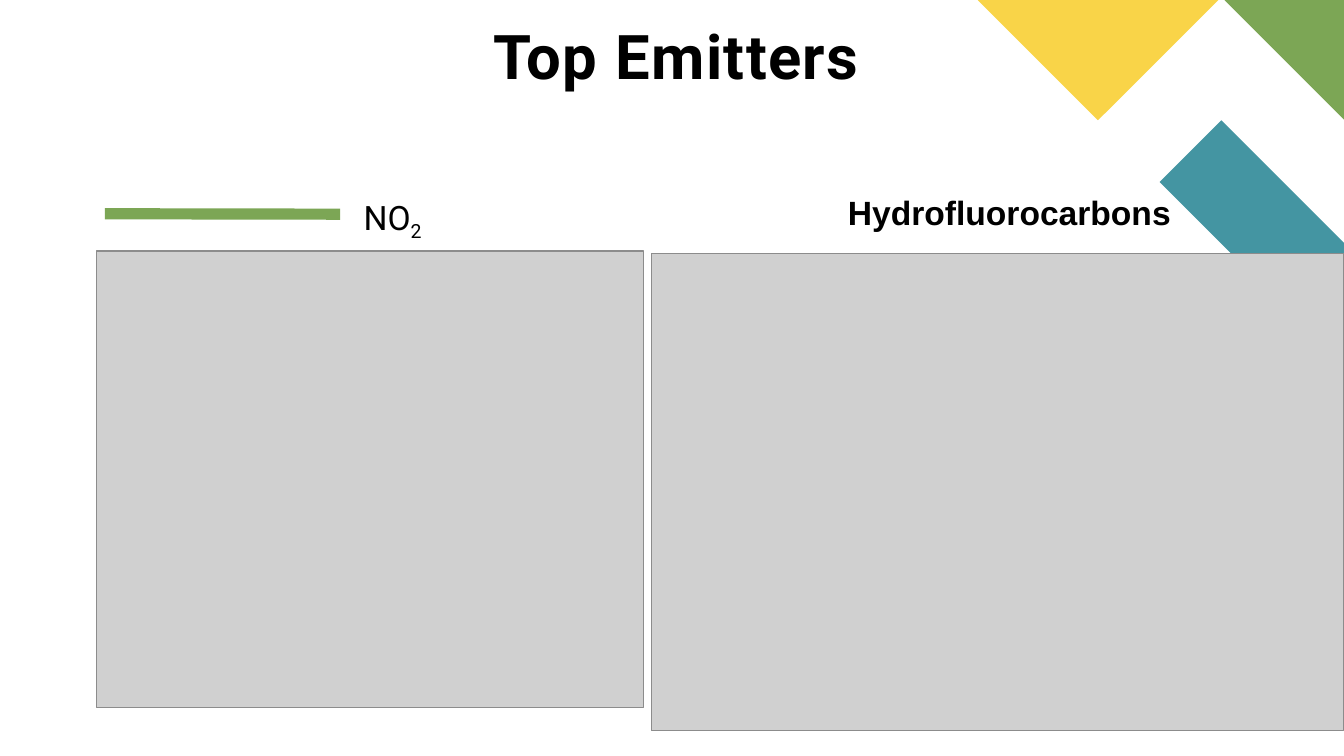
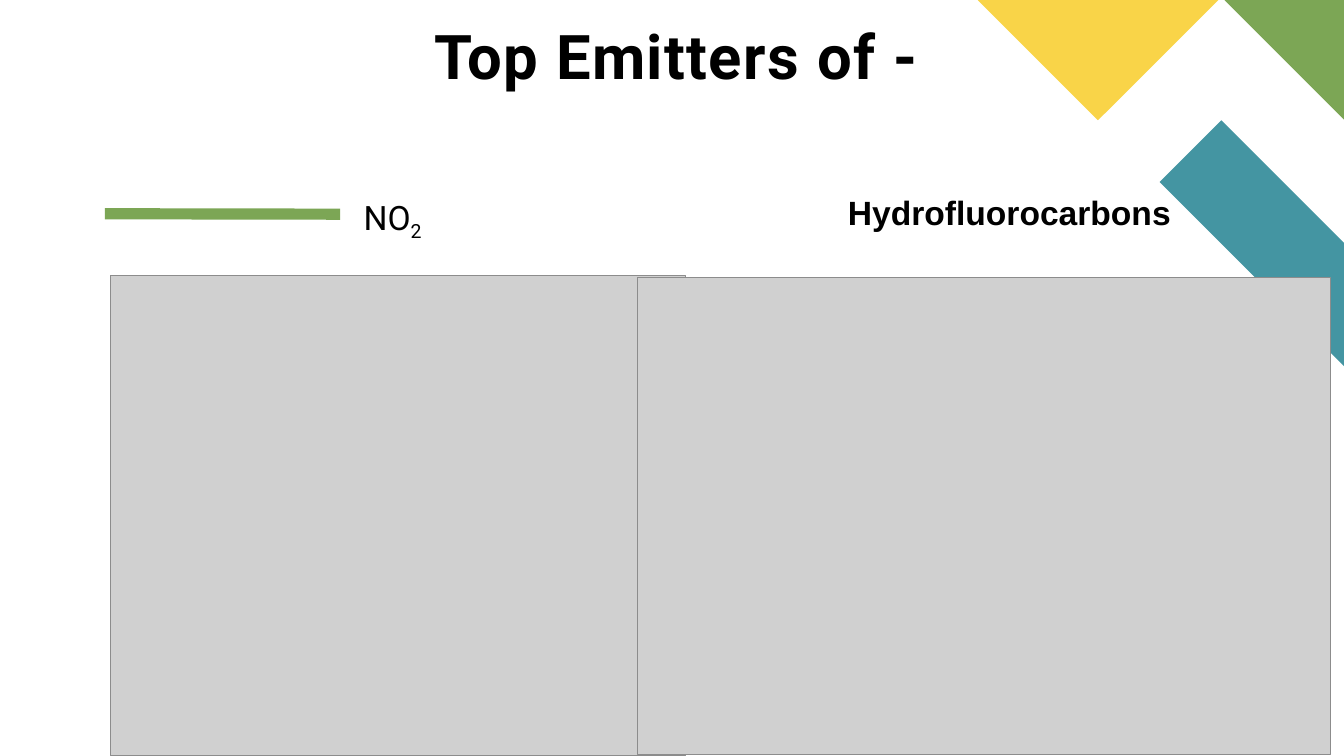
Before and after one commit to fbrowther/Global-Warming-UK-Greenhouse-Gas-Emissions, a slide deck: slide 15 of Project 1 FBRowther.pptx. Drawn at 1344x756 pixels with LibreOffice and Linux fonts; fonts in the diff are those of the drawing; grey boxes stand for pictures. Boxes give left, top, right and bottom in pixels: in the first picture for what was removed or moved away, otherwise in the second. Text is boxed around its words. In the diff, an @@ line names an element or a change of style, - is before the commit and + after.

```diff
--- a/Project 1 FBRowther.pptx
+++ b/Project 1 FBRowther.pptx
@@ title at <box>434,32,875,92</box>: text changed @@
-Top Emitters
+Top Emitters of -
@@ picture: place and size @@
-picture at <box>96,251,643,708</box>
+picture at <box>110,275,686,756</box>
@@ picture: place and size @@
-picture at <box>651,254,1344,731</box>
+picture at <box>638,277,1331,754</box>
```
Also in this commit, not shown: 5 other slides changed.
